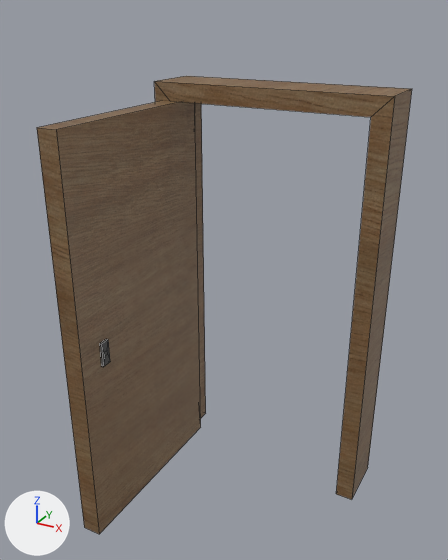
One commit to the FBX model Assets/Original_assets/Door.fbx: the scene before it, then after it.
Camera for both pictures: a 50 mm camera at (0.53, -5.63, 4.98) aimed at (-2.11, -0.84, 2.58). Arrows for +X, +Y and +Z are at lower left; the lights stay in place. The picture after the commit comes second. Mesh edges are drawn as thin lines. Where no turn or scale is listed for an object, it has been applied to the vertices.

Names of what the first picture shows: 'Door', 'Sheet'.
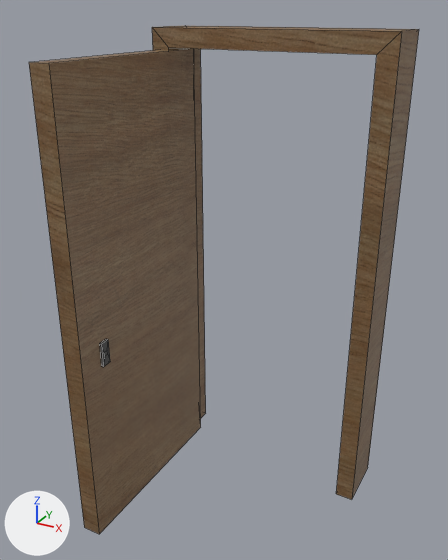
Location of each change, [x1, y1, x2, y2] in pixels of the pictures (448 x 560 px):
'Sheet', reshaped (12% taller): before [37, 101, 201, 534]; after [29, 48, 201, 534]
'Door', reshaped (12% taller): before [154, 76, 412, 500]; after [152, 26, 419, 500]

What the commit changed:
me_cube_024 is used by ob_door; location (0.0, 0.0, 0.0).
me_cube_024 had 20 vertices, 17 faces and spanned x -3.2..-0.8, y -0.3..0.3, z 0.0..4.3.
me_cube_024 now has 20 vertices, 17 faces and spans x -3.2..-0.8, y -0.3..0.3, z 0.0..4.8.
me_cube_024 part 2: all 10 vertices in x -3.2..-0.8, y -0.3..0.3, z 4.12..4.3 are moved by (0.0, 0.0, 0.5).
me_cube_041 is used by ob_sheet; location (-3.018, 0.0, 2.121).
Before the commit, vertices of me_cube_041: 1 (-0.1, 0.0, 2.0), 2 (-0.1, -2.04, 2.0) at pixel (36, 127), 5 (0.1, 0.0, 2.0), 6 (0.1, -2.04, 2.0) at pixel (56, 129).
me_cube_041 had 33 vertices, 27 faces and spanned x -0.12..0.12, y -2.04..0.0, z -2.11..2.0.
me_cube_041 now has 33 vertices, 27 faces and spans x -0.12..0.12, y -2.04..0.0, z -2.11..2.48.
Part 1, on me_cube_041:
Vertices 1, 2, 5, 6 of me_cube_041 move by (0.0, 0.0, 0.48).
